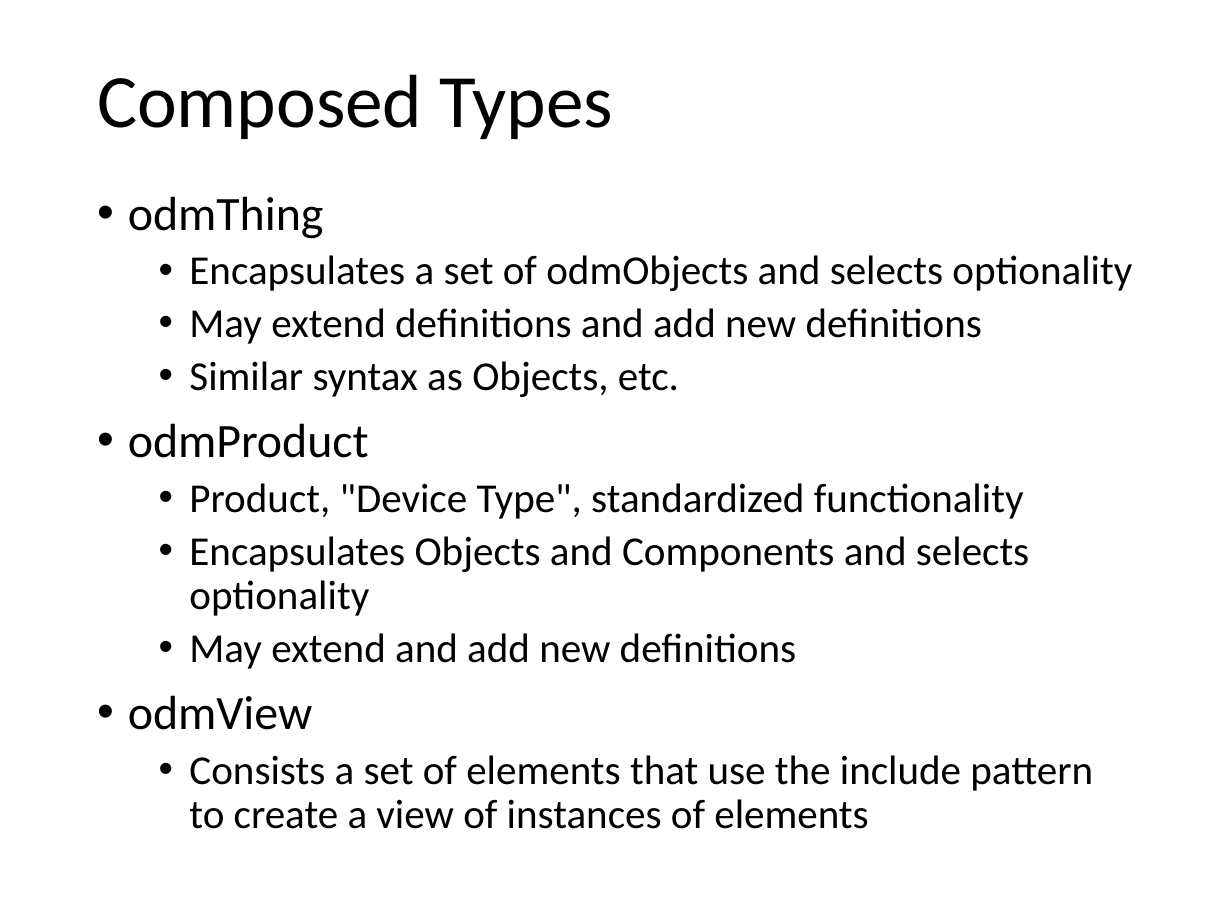
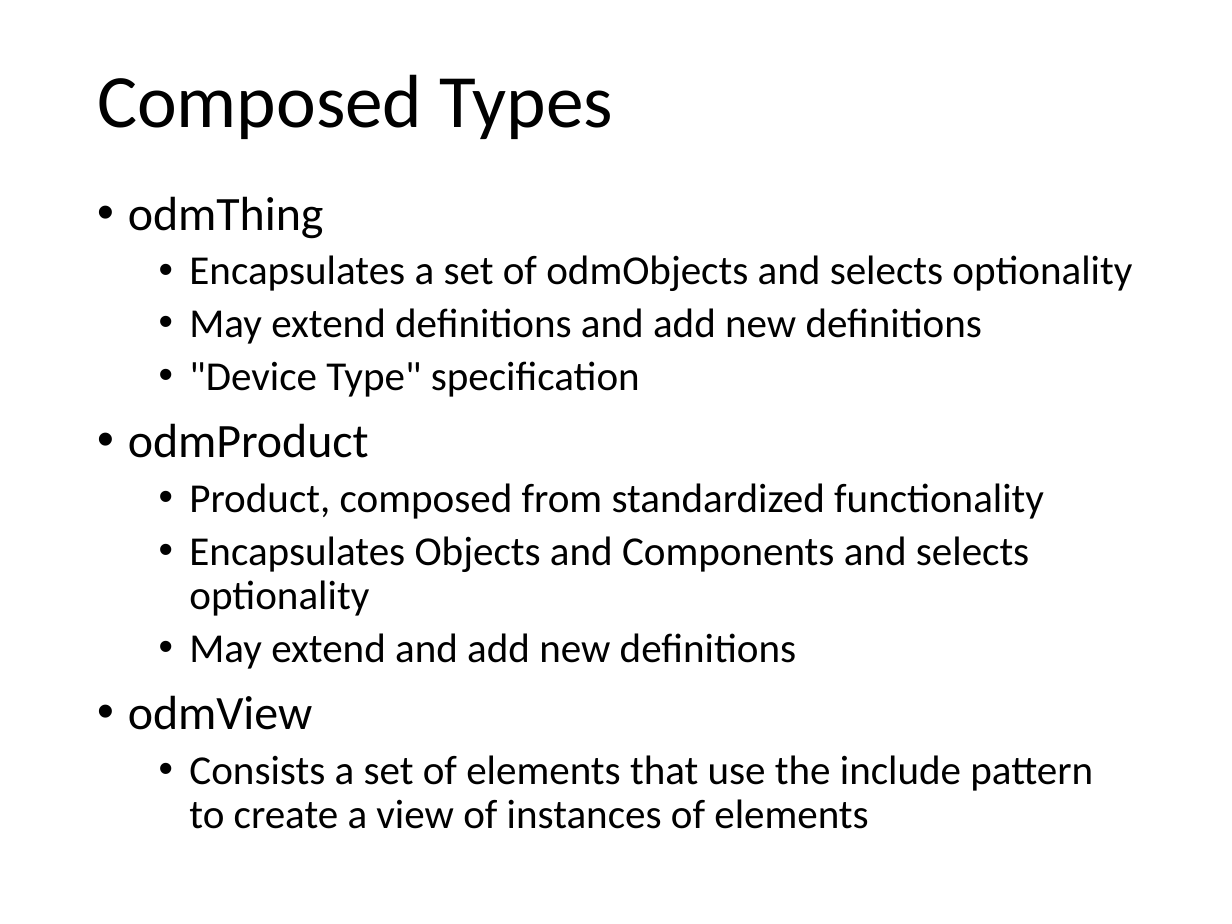
Before and after one commit to mjkoster/ODM-Examples, a slide deck: slide 8 of sdf-extensions.pptx. Drawn at 1232x924 pixels with LibreOffice and Linux fonts; fonts in the diff are those of the drawing. Boxes give left, top, right and bottom in pixels: in the first picture for what was removed or moved away, otherwise in the second. Text is boxed around its words. In the diff, an @@ line names an element or a change of style, - is before the commit and + after.

```diff
--- a/sdf-extensions.pptx
+++ b/sdf-extensions.pptx
@@ text at (189,361,640,397): text changed @@
-  • Similar syntax as Objects, etc.
+  • "Device Type" specification
@@ text at (189,483,1044,519): text changed @@
-  • Product, "Device Type", standardized functionality
+  • Product, composed from standardized functionality
```
Also in this commit, not shown: 1 other slide changed, 1 slide added.
